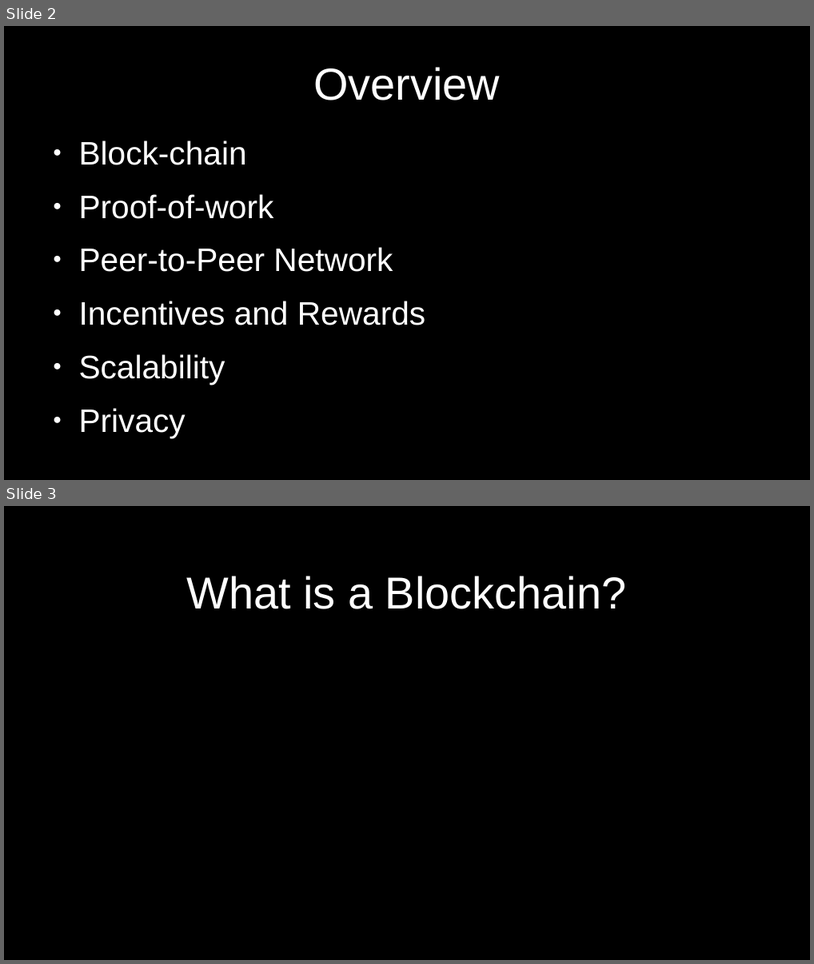
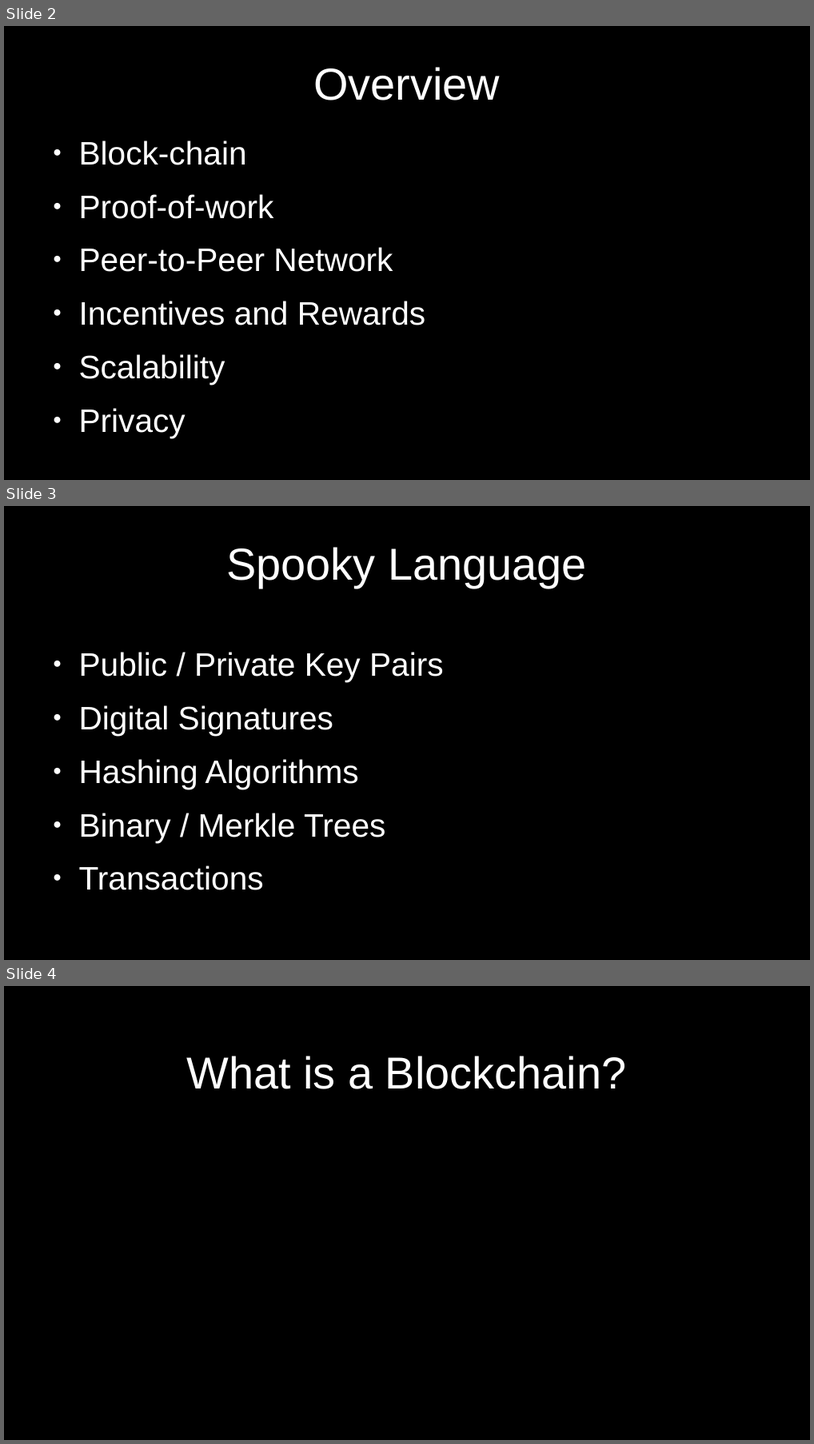
Before and after one commit to cmdruid/bitcoin-programming, a slide deck: slides/bitcoin-whitepaper-review.odp. Shown one above the other, each under a label of ours: slides 2 and 3 before the commit, slides 2, 3 and 4 after it. The pictures are 814x964 and 814x1444 pixels, drawn with LibreOffice and Linux fonts; fonts in the diff are those of the drawing. Boxes give left, top, right and bottom in pixels: in the first picture for what was removed or moved away, otherwise in the second. Text is boxed around its words. In the diff, an @@ line names an element or a change of style, - is before the commit and + after.

```diff
--- a/slides/bitcoin-whitepaper-review.odp
+++ b/slides/bitcoin-whitepaper-review.odp
@@ slide 3 added at [4, 506, 810, 960], background #000000 @@
@@ title added at [226, 547, 587, 588], 44 pt, text #FFFFFF @@
+Spooky Language
@@ text added at [79, 652, 444, 890], 32 pt, text #FFFFFF @@
+● Public / Private Key Pairs
+● Digital Signatures
+● Hashing Algorithms
+● Binary / Merkle Trees
+● Transactions
@@ what was slide 3 is now slide 4 @@
```
Also in this commit, not shown: 1 other file.
